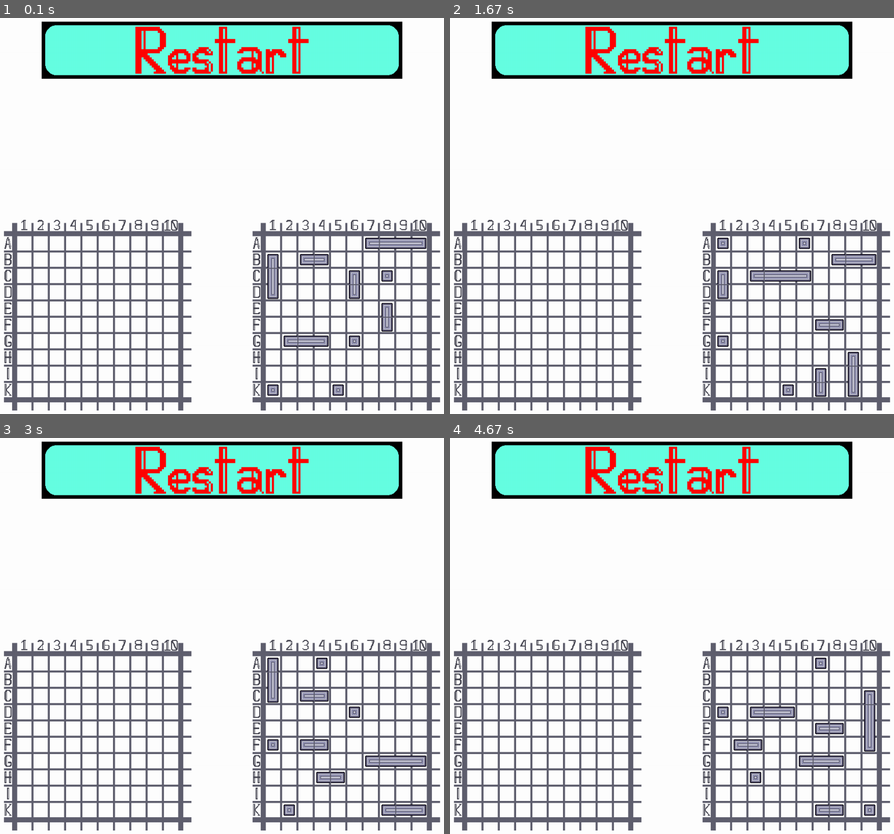
Above: before the commit, frames 1-4 (two rows, left to right).
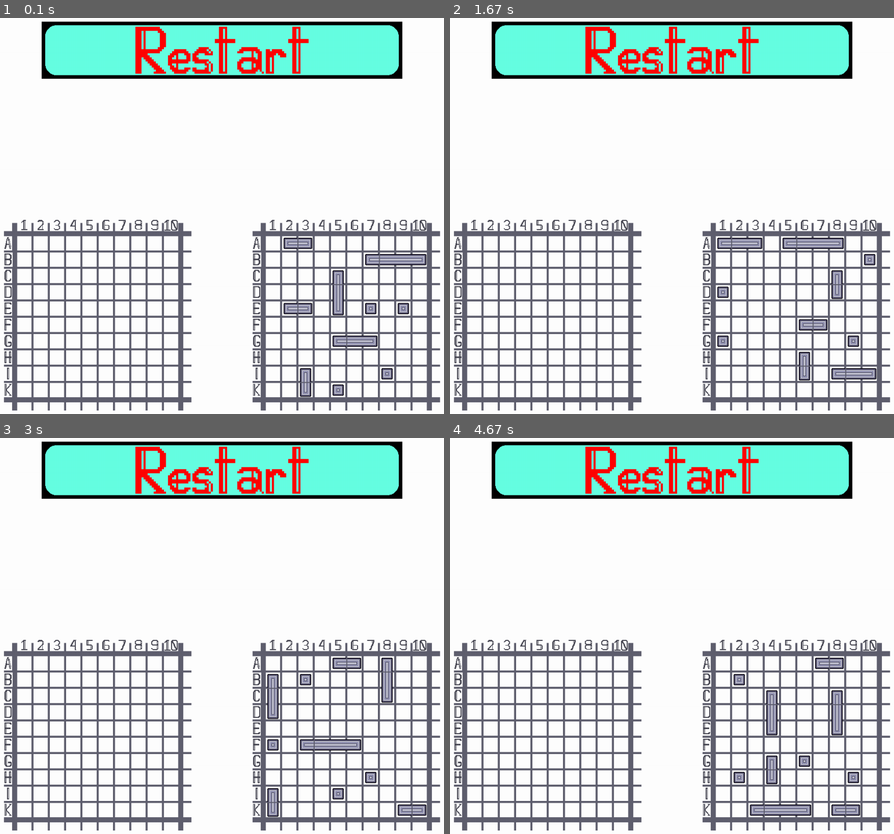
Above: after the commit, the same moments.

Repository: Alan-Bobrov/Battleship-with-pygame
Game: pygame game, started from game.py
The game is run twice, just before and just after one commit, with the same random seed, the same clock (stepped at 60 frames per second) and the same inputs.
Inputs (mouse positions are in pixels of both pictures, inside the frame that each line leads up to):
- Up to frame 1 (0.1 s): no input
- Up to frame 2 (1.67 s): click (476, 243) at 0.38 s; click (672, 57) at 0.72 s; click (507, 330) at 1.05 s; click (534, 53) at 1.38 s
- Up to frame 3 (3 s): click (230, 489) at 1.72 s; click (222, 477) at 2.55 s; click (137, 493) at 2.88 s
- Up to frame 4 (4.67 s): click (503, 687) at 3.72 s; click (512, 489) at 4.55 s

The runs differ from the first frame. In frame 1, 3.4% of the frame differs, in the area x 60-97%, y 55-96%; in frame 2, 2.8%; in frame 3, 2.5%; in frame 4, 3.1%.

Commit message:
Update classes.py

Diff:
--- a/classes.py
+++ b/classes.py
@@ -23,7 +23,7 @@
     def do_ships(self, coords, num_of_ships, bot, comp_field):
         if bot:
             return_num_ships()
-        num_of_ships = ship_gen(comp_field, num_of_ships, bot, coords)
+        num_of_ships = Ship.ship_gen(comp_field, num_of_ships, bot, coords)
         for i in range(len(comp_field)):
             for j in range(len(comp_field[0])):
                 if type(comp_field[i][j]) == Ship and self.field[i][j].status != "part_ship":
@@ -75,8 +75,6 @@
                     if field[i][j] == "*":
                         self.field[i][j].status = "skip"
                         self.field[i][j].images.append(SkipImg)
-
-
 
 
 class Ship:
@@ -292,8 +290,6 @@
                     if (0 <= (start_string + j) <= 9) and (0 <= (start_col + i) <= 9):
                         comp_field[start_string + j][start_col + i] = "*"
 
-
-
     def fire(self, comp_field, coords) -> tuple: # tuple - (is hit, Death/Hit/None)
         string, col = coords
         fired_cell = comp_field[string][col]
@@ -314,7 +310,36 @@
 
         return False, None
 
-
+    def create_ship(comp_field, coords):
+        ship = Ship()
+        result = ship.put_ship(comp_field, coords)
+        return result
+
+    def ship_gen(comp_field, num_of_ships, bot, coords):
+        if bot:
+            num_of_errors = 0
+            while num_of_ships < 10:
+
+                if num_of_errors >= 300:
+                    num_of_errors = 0
+                    comp_field = create_field()
+                    num_of_ships = 0
+                    return_num_ships()
+
+                result = Ship.create_ship(comp_field, (randint(0, 9), randint(0, 9)))
+                if not result[0]:
+                    num_of_errors += 1
+
+                elif result[1] == "new":
+                    num_of_ships += 1
+
+            return num_of_ships
+
+        else:
+            result = Ship.create_ship(comp_field, coords)
+            if result[1] == "new":
+                num_of_ships += 1
+        return num_of_ships
 
 class Place:
     def __init__(self, X, Y) -> None:
@@ -322,20 +347,3 @@
         self.status = "free_place"
         self.X = X
         self.Y = Y
-
-#Do not delete!!!!!!!!!!!!!!!!!!!!!!!!!!!!!!!!!!!!!!!!!!!!!!!!
-def ship_gen(comp_field, num_of_ships, bot, coords):
-        if bot:
-            while num_of_ships < 10:
-                coords = (randint(0, 9), randint(0, 9))
-                result = Ship.create_ship(comp_field, coords)
-                if result[1] == "new":
-                    num_of_ships += 1
-
-            return num_of_ships
-
-        else:
-            result = Ship.create_ship(comp_field, coords)
-            if result[1] == "new":
-                num_of_ships += 1
-        return num_of_ships
